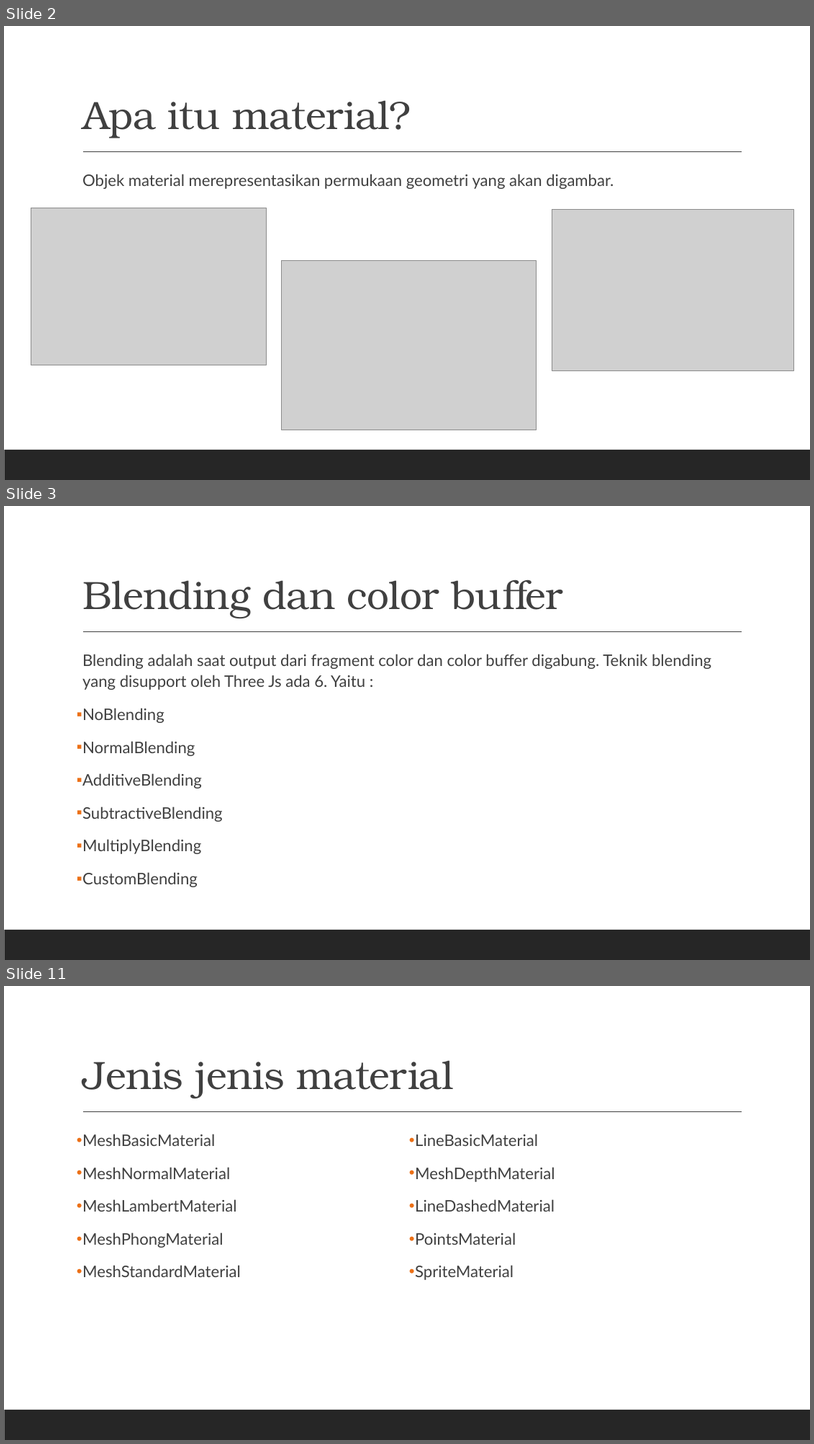
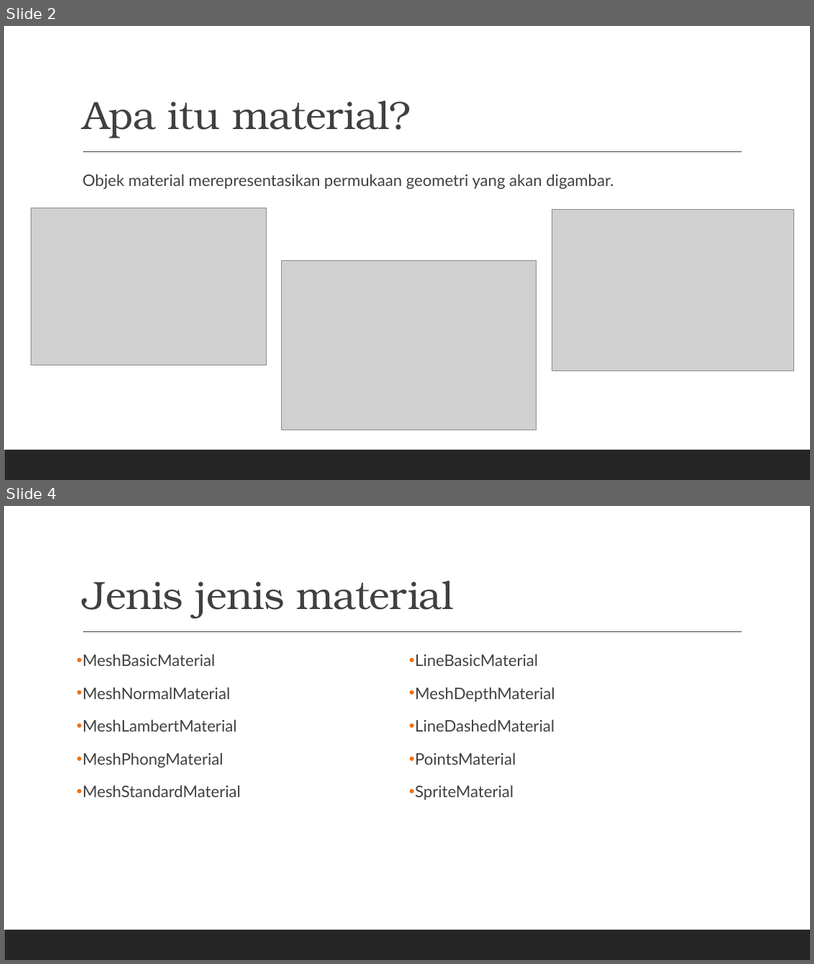
Before and after one commit to grafkom-2020/presentasi-threejs-grafkom-gang, a slide deck: documents/MATERIAL.pptx. Shown one above the other, each under a label of ours: slides 2, 3 and 11 before the commit, slides 2 and 4 after it; the slides between them are not shown. The pictures are 814x1444 and 814x964 pixels, drawn with LibreOffice and Linux fonts; fonts in the diff are those of the drawing; grey boxes stand for pictures. Boxes give left, top, right and bottom in pixels: in the first picture for what was removed or moved away, otherwise in the second. Text is boxed around its words. In the diff, an @@ line names an element or a change of style, - is before the commit and + after.

```diff
--- a/documents/MATERIAL.pptx
+++ b/documents/MATERIAL.pptx
@@ slide 3 removed at [4,506,810,960], background #FFFFFF; not listed: 2 template elements that a slide beside it also shows @@
@@ title removed at [82,579,563,618] @@
-Blending dan color buffer
@@ text removed at [82,654,712,887] @@
-  Blending adalah saat output dari fragment color dan color buffer digabung. Teknik blending yang disupport oleh Three Js ada 6. Yaitu :
-▪ NoBlending
-▪ NormalBlending
-▪ AdditiveBlending
-▪ SubtractiveBlending
-▪ MultiplyBlending
-▪ CustomBlending
@@ what was slide 11 is now slide 4 @@
```
Also in this commit, not shown: 1 slide added, 7 other slides removed.
